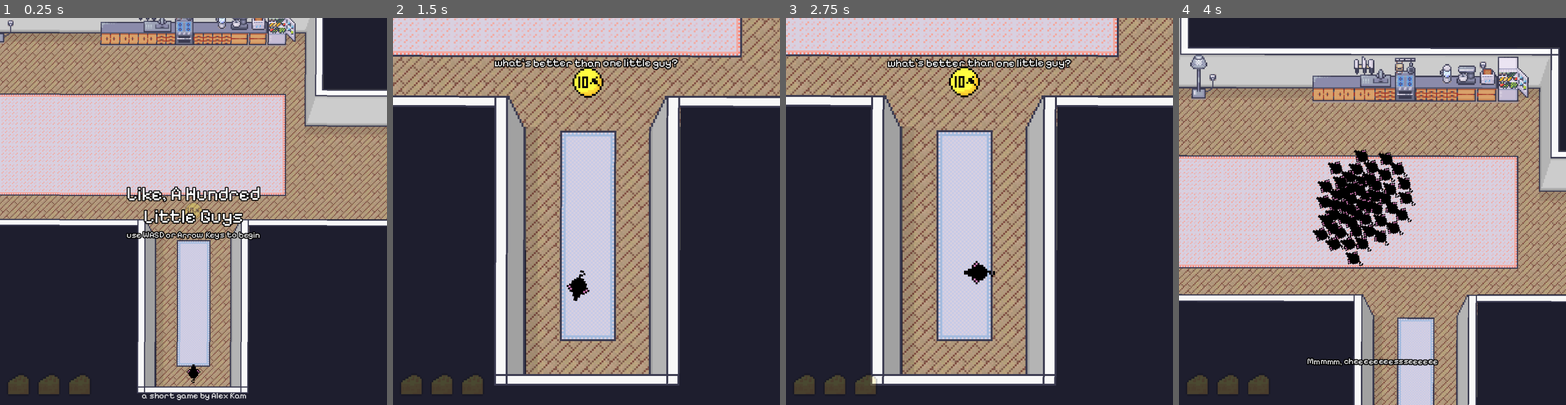
Above: before the commit, frames 1-4 (left to right).
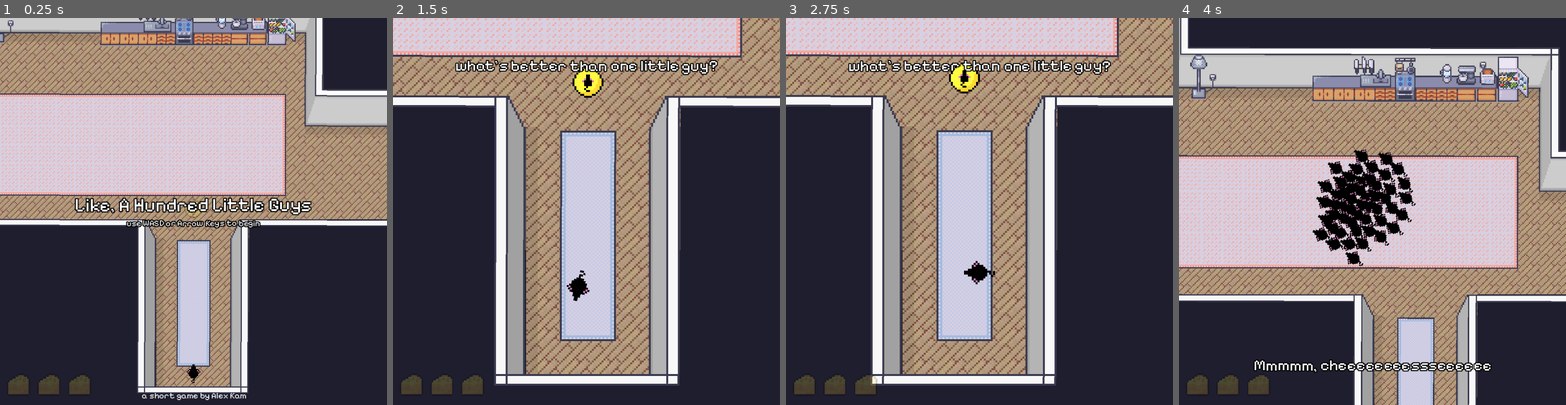
Above: after the commit, the same moments.

Repository: kam-zhan-yue/misfits
Game: Godot game, scene res://scenes/main.tscn
Same seed, same stepped clock (60 frames per second), same inputs: the game is played once before the commit and once after it.
Inputs:
- Up to frame 1 (0.25 s): no input
- Up to frame 2 (1.5 s): hold D (move_right) 0.53-1.28 s; hold Down (move_down) from 1.28 s (still down)
- Up to frame 3 (2.75 s): release Down (move_down) at 2.03 s; hold D (move_right) from 2.03 s (still down)
- Up to frame 4 (4 s): release D (move_right) at 2.78 s; hold W (move_up) 2.78-3.53 s; hold A (move_left) from 3.53 s (still down)

The runs differ from the first frame. In frame 1, 3.8% of the frame differs, in the area x 19-81%, y 43-58%; in frame 2, 1.8%; in frame 3, 2.0%; in frame 4, 1.5%.

Commit message:
Finish coin

Diff:
--- a/resources/subtitle.tres
+++ b/resources/subtitle.tres
@@ -4,4 +4,4 @@
 
 [resource]
 default_font = ExtResource("1_m6fhi")
-default_font_size = 28
+default_font_size = 40
--- a/scenes/coin.tscn
+++ b/scenes/coin.tscn
@@ -1,53 +1,53 @@
 [gd_scene load_steps=12 format=3 uid="uid://coxw7p67mhj5o"]
 
 [ext_resource type="Script" path="res://scripts/entities/power_up.gd" id="1_mfxeb"]
-[ext_resource type="Texture2D" uid="uid://bhsl1ynbnw6ac" path="res://assets/aseprite/coin_10-Sheet.png" id="2_cthce"]
+[ext_resource type="Texture2D" uid="uid://dk17wkxosjqjy" path="res://assets/aseprite/coin-Sheet.png" id="2_a85kg"]
 [ext_resource type="Script" path="res://scripts/boids/boid_spawner.gd" id="3_1nwn6"]
 
-[sub_resource type="AtlasTexture" id="AtlasTexture_2ro0f"]
-atlas = ExtResource("2_cthce")
+[sub_resource type="AtlasTexture" id="AtlasTexture_mt3aw"]
+atlas = ExtResource("2_a85kg")
 region = Rect2(0, 0, 20, 20)
 
-[sub_resource type="AtlasTexture" id="AtlasTexture_b6m58"]
-atlas = ExtResource("2_cthce")
+[sub_resource type="AtlasTexture" id="AtlasTexture_qrssk"]
+atlas = ExtResource("2_a85kg")
 region = Rect2(20, 0, 20, 20)
 
-[sub_resource type="AtlasTexture" id="AtlasTexture_7ayx6"]
-atlas = ExtResource("2_cthce")
+[sub_resource type="AtlasTexture" id="AtlasTexture_457vb"]
+atlas = ExtResource("2_a85kg")
 region = Rect2(40, 0, 20, 20)
 
-[sub_resource type="AtlasTexture" id="AtlasTexture_6suhp"]
-atlas = ExtResource("2_cthce")
+[sub_resource type="AtlasTexture" id="AtlasTexture_xjhjg"]
+atlas = ExtResource("2_a85kg")
 region = Rect2(60, 0, 20, 20)
 
-[sub_resource type="AtlasTexture" id="AtlasTexture_4ik1y"]
-atlas = ExtResource("2_cthce")
+[sub_resource type="AtlasTexture" id="AtlasTexture_xqwo3"]
+atlas = ExtResource("2_a85kg")
 region = Rect2(80, 0, 20, 20)
 
-[sub_resource type="AtlasTexture" id="AtlasTexture_4umnn"]
-atlas = ExtResource("2_cthce")
+[sub_resource type="AtlasTexture" id="AtlasTexture_gnuif"]
+atlas = ExtResource("2_a85kg")
 region = Rect2(100, 0, 20, 20)
 
-[sub_resource type="SpriteFrames" id="SpriteFrames_dslr7"]
+[sub_resource type="SpriteFrames" id="SpriteFrames_kqn6k"]
 animations = [{
 "frames": [{
 "duration": 1.0,
-"texture": SubResource("AtlasTexture_2ro0f")
+"texture": SubResource("AtlasTexture_mt3aw")
 }, {
 "duration": 1.0,
-"texture": SubResource("AtlasTexture_b6m58")
+"texture": SubResource("AtlasTexture_qrssk")
 }, {
 "duration": 1.0,
-"texture": SubResource("AtlasTexture_7ayx6")
+"texture": SubResource("AtlasTexture_457vb")
 }, {
 "duration": 1.0,
-"texture": SubResource("AtlasTexture_6suhp")
+"texture": SubResource("AtlasTexture_xjhjg")
 }, {
 "duration": 1.0,
-"texture": SubResource("AtlasTexture_4ik1y")
+"texture": SubResource("AtlasTexture_xqwo3")
 }, {
 "duration": 1.0,
-"texture": SubResource("AtlasTexture_4umnn")
+"texture": SubResource("AtlasTexture_gnuif")
 }],
 "loop": true,
 "name": &"default",
@@ -60,8 +60,8 @@
 script = ExtResource("1_mfxeb")
 
 [node name="AnimatedSprite2D" type="AnimatedSprite2D" parent="."]
-sprite_frames = SubResource("SpriteFrames_dslr7")
-frame_progress = 0.287249
+sprite_frames = SubResource("SpriteFrames_kqn6k")
+frame_progress = 0.858233
 
 [node name="Area2D" type="Area2D" parent="."]
 collision_layer = 2
--- a/scenes/main.tscn
+++ b/scenes/main.tscn
@@ -15,6 +15,8 @@
 [ext_resource type="AudioStream" uid="uid://colsgskn75s5a" path="res://assets/audio/race_track.mp3" id="12_igmqe"]
 [ext_resource type="AudioStream" uid="uid://bpxe38utoga3n" path="res://assets/audio/CHEESE.mp3" id="13_egdgh"]
 [ext_resource type="AudioStream" uid="uid://mo4hqqpn2rx5" path="res://assets/audio/DEAD.mp3" id="13_yfswn"]
+[ext_resource type="AudioStream" uid="uid://bcs5tl4ctwukh" path="res://assets/audio/GAME OVER.mp3" id="16_6rb3o"]
+[ext_resource type="AudioStream" uid="uid://bkrxvqbe2vdih" path="res://assets/audio/CELEBRATION.mp3" id="16_o64ys"]
 
 [node name="Main" type="Node2D"]
 
@@ -153,17 +155,24 @@
 [node name="GameManager" type="Node2D" parent="."]
 script = ExtResource("4_xhb8v")
 
+[node name="BGM" type="AudioStreamPlayer2D" parent="GameManager"]
+stream = ExtResource("12_igmqe")
+autoplay = true
+
 [node name="AudioRats" type="AudioStreamPlayer2D" parent="GameManager"]
 stream = ExtResource("12_0fqti")
 
 [node name="AudioDead" type="AudioStreamPlayer2D" parent="GameManager"]
 stream = ExtResource("13_yfswn")
+parameters/looping = false
 
 [node name="AudioCheese" type="AudioStreamPlayer2D" parent="GameManager"]
 stream = ExtResource("13_egdgh")
 
-[node name="Audio" type="Node2D" parent="."]
+[node name="AudioCelebration" type="AudioStreamPlayer2D" parent="GameManager"]
+stream = ExtResource("16_o64ys")
+parameters/looping = true
 
-[node name="AudioStreamPlayer2D" type="AudioStreamPlayer2D" parent="Audio"]
-stream = ExtResource("12_igmqe")
-autoplay = true
+[node name="AudioOver" type="AudioStreamPlayer2D" parent="GameManager"]
+stream = ExtResource("16_6rb3o")
+parameters/looping = true
--- a/scenes/ui/cheese_popup.tscn
+++ b/scenes/ui/cheese_popup.tscn
@@ -29,7 +29,6 @@
 unique_name_in_owner = true
 layout_mode = 2
 theme = ExtResource("2_hqv1j")
-theme_override_font_sizes/normal_font_size = 22
 bbcode_enabled = true
 text = "tutorial text goes here"
 fit_content = true
--- a/scenes/ui/start_popup.tscn
+++ b/scenes/ui/start_popup.tscn
@@ -21,7 +21,7 @@
 grow_vertical = 2
 
 [node name="VBoxContainer" type="VBoxContainer" parent="CenterContainer"]
-custom_minimum_size = Vector2(500, 0)
+custom_minimum_size = Vector2(800, 0)
 layout_mode = 2
 
 [node name="Title" type="RichTextLabel" parent="CenterContainer/VBoxContainer"]
--- a/scripts/boids/boid.gd
+++ b/scripts/boids/boid.gd
@@ -15,6 +15,7 @@
 @export var using_anim := false
 @onready var sprite := %Sprite2D as Sprite2D
 var animated_sprite_2d: AnimatedSprite2D
+@onready var collect_area := %CollectArea as Area2D
 
 signal on_uninit
 
--- a/scripts/boids/boid_fade.gd
+++ b/scripts/boids/boid_fade.gd
@@ -25,4 +25,4 @@
 		fade_timer += get_process_delta_time()
 		await Global.frame()
 	await Global.seconds(1.0)
-	queue_free()
+	get_parent().queue_free()
--- a/scripts/entities/camera_manager.gd
+++ b/scripts/entities/camera_manager.gd
@@ -19,6 +19,10 @@
 
 func follow() -> void:
 	var boids := BoidManager.boids
+	if len(boids) == 0:
+		position = Vector2.ZERO
+		return
+
 	var average := Vector2.ZERO
 	var in_bounds := true
 	var view_rect = Rect2(global_position, get_viewport_rect().size / zoom)
@@ -36,7 +40,7 @@
 			else:
 				zoom_to(3.0)
 		else:
-			zoom_to(1.25)
+			zoom_to(3.0)
 
 
 func in_rect(rect: Rect2, point: Vector2) -> bool:
--- a/scripts/entities/cheese.gd
+++ b/scripts/entities/cheese.gd
@@ -7,6 +7,9 @@
 var timer := 0.0
 
 @onready var animated_sprite_2d := $AnimatedSprite2D as AnimatedSprite2D
+
+func _ready() -> void:
+	animated_sprite_2d.play()
 
 func _process(delta: float) -> void:
 	if timer <= FADE_IN:
--- a/scripts/entities/power_up.gd
+++ b/scripts/entities/power_up.gd
@@ -9,6 +9,9 @@
 var timer := 0.0
 
 @onready var animated_sprite_2d := $AnimatedSprite2D as AnimatedSprite2D
+
+func _ready() -> void:
+	animated_sprite_2d.play()
 
 func _process(delta: float) -> void:
 	if timer <= FADE_IN:
--- a/scripts/globals/game_manager.gd
+++ b/scripts/globals/game_manager.gd
@@ -8,6 +8,9 @@
 @onready var audio_rats := $AudioRats as AudioStreamPlayer2D
 @onready var audio_cheese := $AudioCheese as AudioStreamPlayer2D
 @onready var audio_dead := $AudioDead as AudioStreamPlayer2D
+@onready var audio_celebration := $AudioCelebration as AudioStreamPlayer2D
+@onready var audio_over := $AudioOver as AudioStreamPlayer2D
+@onready var bgm := $BGM as AudioStreamPlayer2D
 
 @onready var ui := %UI as UI
 
@@ -22,6 +25,7 @@
 	game_state.on_start_tutorial.connect(_on_start_tutorial)
 	game_state.on_start.connect(_on_start_game)
 	game_state.on_restart_game.connect(_on_restart_game)
+	game_state.on_game_complete.connect(_on_game_complete)
 	game_state.on_cheese.connect(_on_cheese)
 	game_state.on_power_up.connect(_on_power_up)
 	cheese_spawner.init(game_state)
@@ -42,6 +46,8 @@
 	audio_dead.play()
 	if value == 0:
 		# end game here
+		bgm.stop()
+		audio_over.play()
 		game_state.game_over()
 		pass
 
@@ -49,6 +55,10 @@
 	BoidManager.restart()
 	get_tree().reload_current_scene()
 
+func _on_game_complete() -> void:
+	bgm.stop()
+	audio_celebration.play()
+
 func _on_cheese(_value: int) -> void:
 	audio_cheese.play()
 
Binary file added: assets/aseprite/coin-Sheet.png
Not shown, added: assets/aseprite/coin-Sheet.png.import
Binary file added: assets/aseprite/coin.aseprite
Not shown, added: assets/aseprite/coin.aseprite.import
Not shown, added: assets/audio/CELEBRATION.mp3.import
Not shown, added: assets/audio/GAME OVER.mp3.import
Not shown: 1 places in scenes/main.tscn that only renumber resources
Not shown, added: assets/audio/CELEBRATION.mp3
Not shown, added: assets/audio/GAME OVER.mp3
